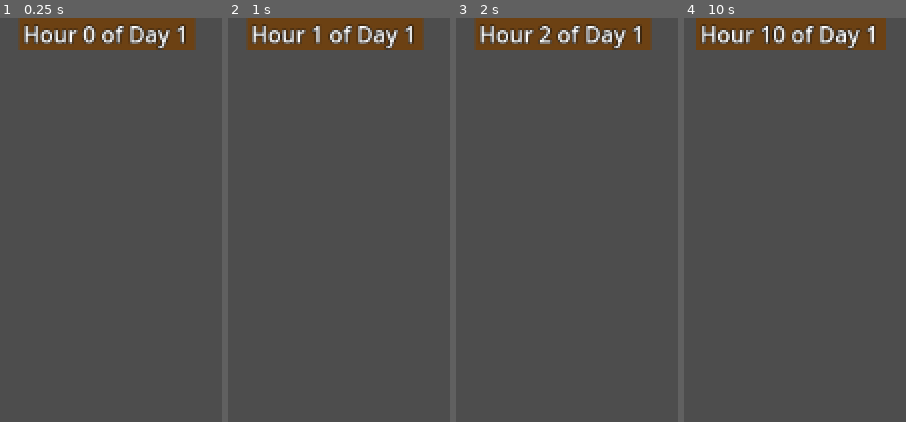
Above: before the commit, frames 1-4 (left to right).
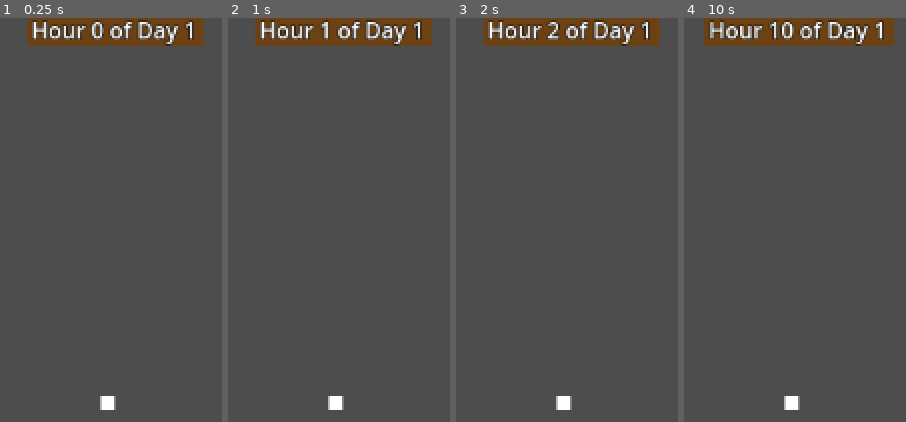
Above: after the commit, the same moments.

Repository: isakvlarsson/the-essence
Game: Godot game, scene res://main.tscn
Two runs of this game, one before a commit and one after it. Both use one fixed random seed, a clock stepped at 60 frames per second and the inputs below.
Inputs:
- Up to frame 1 (0.25 s): no input
- Up to frame 2 (1 s): tap Enter at 0.5 s
- Up to frame 3 (2 s): tap Space at 1.25 s
- Up to frame 4 (10 s): tap Enter at 2.75, 4.25 s; tap Space at 3.5, 5 s

The runs differ from the first frame. In frame 1, 4.5% of the frame differs, in the area x 8-92%, y 0-98%; in frame 2, 4.4%; in frame 3, 4.5%; in frame 4, 4.7%, in the area x 5-95%, y 0-98%.

Commit message:
Change everything to 2D

Diff:
--- a/day_night_handler.gd
+++ b/day_night_handler.gd
@@ -1,4 +1,4 @@
-extends Node3D
+extends Node2D
 
 signal new_hour(hour: int)
 signal new_day(day: int)
--- a/farming/farm_plot.gd
+++ b/farming/farm_plot.gd
@@ -1,6 +1,6 @@
-extends Node3D
+extends Node2D
 
-@onready var plant: Node3D = $Wheat
+@onready var plant: Node2D = $Wheat
 
 @export var growth_level: float = 0.0 # From 0-1
 @export var planted = false
--- a/farming/farm_plot.tscn
+++ b/farming/farm_plot.tscn
@@ -1,71 +1,14 @@
-[gd_scene load_steps=6 format=3 uid="uid://dfa1v2go21vmf"]
+[gd_scene load_steps=3 format=3 uid="uid://dfa1v2go21vmf"]
 
 [ext_resource type="Script" uid="uid://j52wpccqq12b" path="res://farming/farm_plot.gd" id="1_sc374"]
 
-[sub_resource type="StandardMaterial3D" id="StandardMaterial3D_acml0"]
-albedo_color = Color(0.428114, 0.22975, 0.00354887, 1)
+[sub_resource type="QuadMesh" id="QuadMesh_sc374"]
 
-[sub_resource type="BoxMesh" id="BoxMesh_sc374"]
-material = SubResource("StandardMaterial3D_acml0")
-size = Vector3(1, 0.1, 1)
-
-[sub_resource type="StandardMaterial3D" id="StandardMaterial3D_sc374"]
-albedo_color = Color(0.909804, 0.65098, 0.109804, 1)
-
-[sub_resource type="BoxMesh" id="BoxMesh_tu527"]
-material = SubResource("StandardMaterial3D_sc374")
-size = Vector3(0.1, 0.5, 0.1)
-
-[node name="FarmPlot" type="Node3D"]
+[node name="FarmPlot" type="Node2D"]
 script = ExtResource("1_sc374")
 
-[node name="PlotMesh" type="MeshInstance3D" parent="."]
-transform = Transform3D(1, 0, 0, 0, 1, 0, 0, 0, 1, 0, 0.1, 0)
-mesh = SubResource("BoxMesh_sc374")
+[node name="PlotMesh" type="MeshInstance2D" parent="."]
+position = Vector2(0, 0.1)
+mesh = SubResource("QuadMesh_sc374")
 
-[node name="Wheat" type="Node3D" parent="."]
-
-[node name="WheatMesh" type="MeshInstance3D" parent="Wheat"]
-transform = Transform3D(1, 0, 0, 0, 1, 0, 0, 0, 1, -0.209934, 0.4, -0.250215)
-mesh = SubResource("BoxMesh_tu527")
-skeleton = NodePath("../../PlotMesh")
-
-[node name="WheatMesh9" type="MeshInstance3D" parent="Wheat"]
-transform = Transform3D(1, 0, 0, 0, 1, 0, 0, 0, 1, -0.369364, 0.4, -0.105999)
-mesh = SubResource("BoxMesh_tu527")
-skeleton = NodePath("../../PlotMesh")
-
-[node name="WheatMesh2" type="MeshInstance3D" parent="Wheat"]
-transform = Transform3D(1, 0, 0, 0, 1, 0, 0, 0, 1, 0.357467, 0.4, -0.194958)
-mesh = SubResource("BoxMesh_tu527")
-skeleton = NodePath("../../PlotMesh")
-
-[node name="WheatMesh3" type="MeshInstance3D" parent="Wheat"]
-transform = Transform3D(1, 0, 0, 0, 1, 0, 0, 0, 1, 0.288438, 0.4, 0.30999)
-mesh = SubResource("BoxMesh_tu527")
-skeleton = NodePath("../../PlotMesh")
-
-[node name="WheatMesh6" type="MeshInstance3D" parent="Wheat"]
-transform = Transform3D(1, 0, 0, 0, 1, 0, 0, 0, 1, -0.0223024, 0.4, 0.064276)
-mesh = SubResource("BoxMesh_tu527")
-skeleton = NodePath("../../PlotMesh")
-
-[node name="WheatMesh7" type="MeshInstance3D" parent="Wheat"]
-transform = Transform3D(1, 0, 0, 0, 1, 0, 0, 0, 1, 0.22591, 0.4, 0.064276)
-mesh = SubResource("BoxMesh_tu527")
-skeleton = NodePath("../../PlotMesh")
-
-[node name="WheatMesh8" type="MeshInstance3D" parent="Wheat"]
-transform = Transform3D(1, 0, 0, 0, 1, 0, 0, 0, 1, 0.134298, 0.4, 0.429555)
-mesh = SubResource("BoxMesh_tu527")
-skeleton = NodePath("../../PlotMesh")
-
-[node name="WheatMesh4" type="MeshInstance3D" parent="Wheat"]
-transform = Transform3D(1, 0, 0, 0, 1, 0, 0, 0, 1, -0.209934, 0.4, 0.242452)
-mesh = SubResource("BoxMesh_tu527")
-skeleton = NodePath("../../PlotMesh")
-
-[node name="WheatMesh5" type="MeshInstance3D" parent="Wheat"]
-transform = Transform3D(1, 0, 0, 0, 1, 0, 0, 0, 1, 0.0967431, 0.4, -0.250215)
-mesh = SubResource("BoxMesh_tu527")
-skeleton = NodePath("../../PlotMesh")
+[node name="Wheat" type="Node2D" parent="."]
--- a/main.tscn
+++ b/main.tscn
@@ -4,17 +4,22 @@
 [ext_resource type="Script" uid="uid://l31yybgu4784" path="res://day_night_handler.gd" id="2_0xm2m"]
 [ext_resource type="PackedScene" uid="uid://broy3nosynqvv" path="res://gui/hud.tscn" id="3_h2yge"]
 
-[node name="Main" type="Node3D"]
+[node name="Main" type="Node2D"]
 
 [node name="FarmPlot" parent="." instance=ExtResource("1_ig7tw")]
+position = Vector2(578, 277)
+scale = Vector2(10, 10)
 
-[node name="DayNightHandler" type="Node3D" parent="."]
+[node name="DayNightHandler" type="Node2D" parent="."]
 script = ExtResource("2_0xm2m")
 
-[node name="DirectionalLight3D" type="DirectionalLight3D" parent="."]
-transform = Transform3D(0.802036, 0.481058, -0.354006, 0, 0.592702, 0.805422, 0.597275, -0.645977, 0.475369, -0.211586, 0.832368, 0)
-
 [node name="HUD" parent="." instance=ExtResource("3_h2yge")]
+offset_left = 582.0
+offset_top = -3.0
+offset_right = 582.0
+offset_bottom = -3.0
+size_flags_horizontal = 0
+size_flags_vertical = 4
 
 [connection signal="new_day" from="DayNightHandler" to="FarmPlot" method="_on_new_day"]
 [connection signal="new_day" from="DayNightHandler" to="HUD" method="_on_new_day"]
